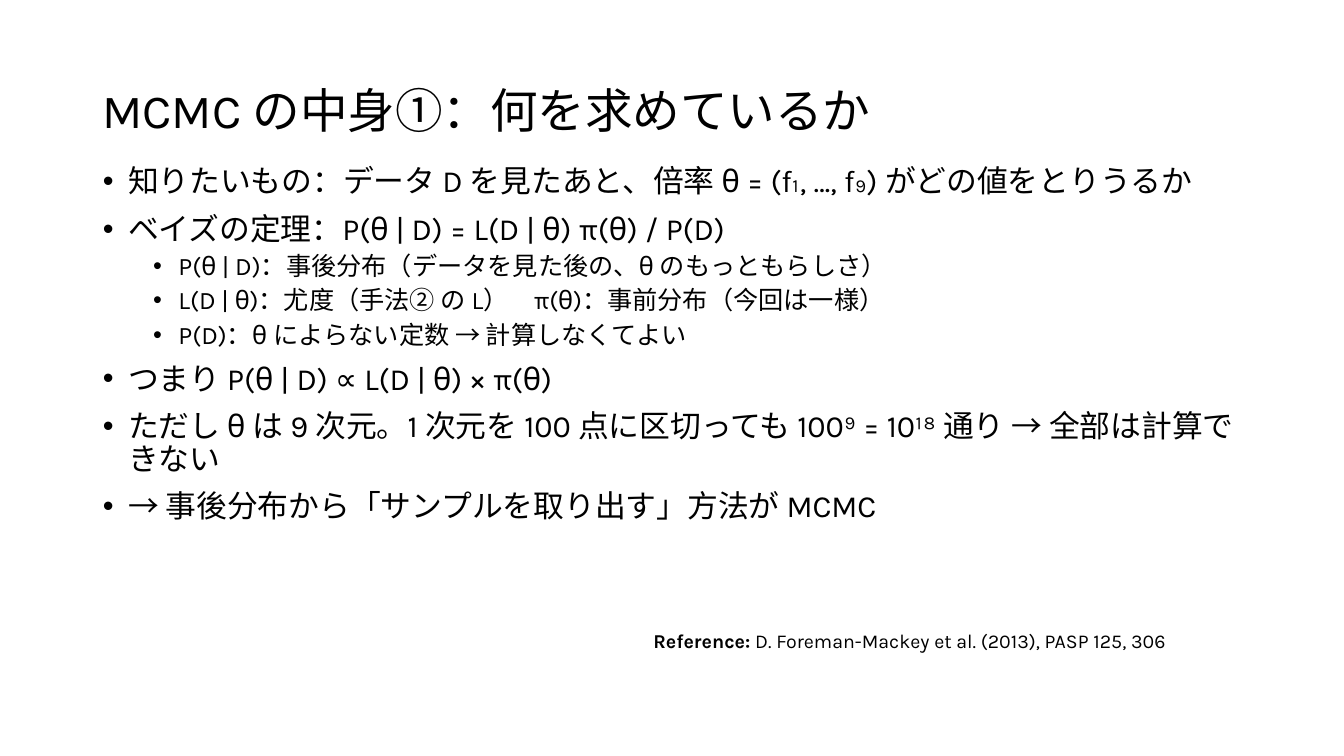
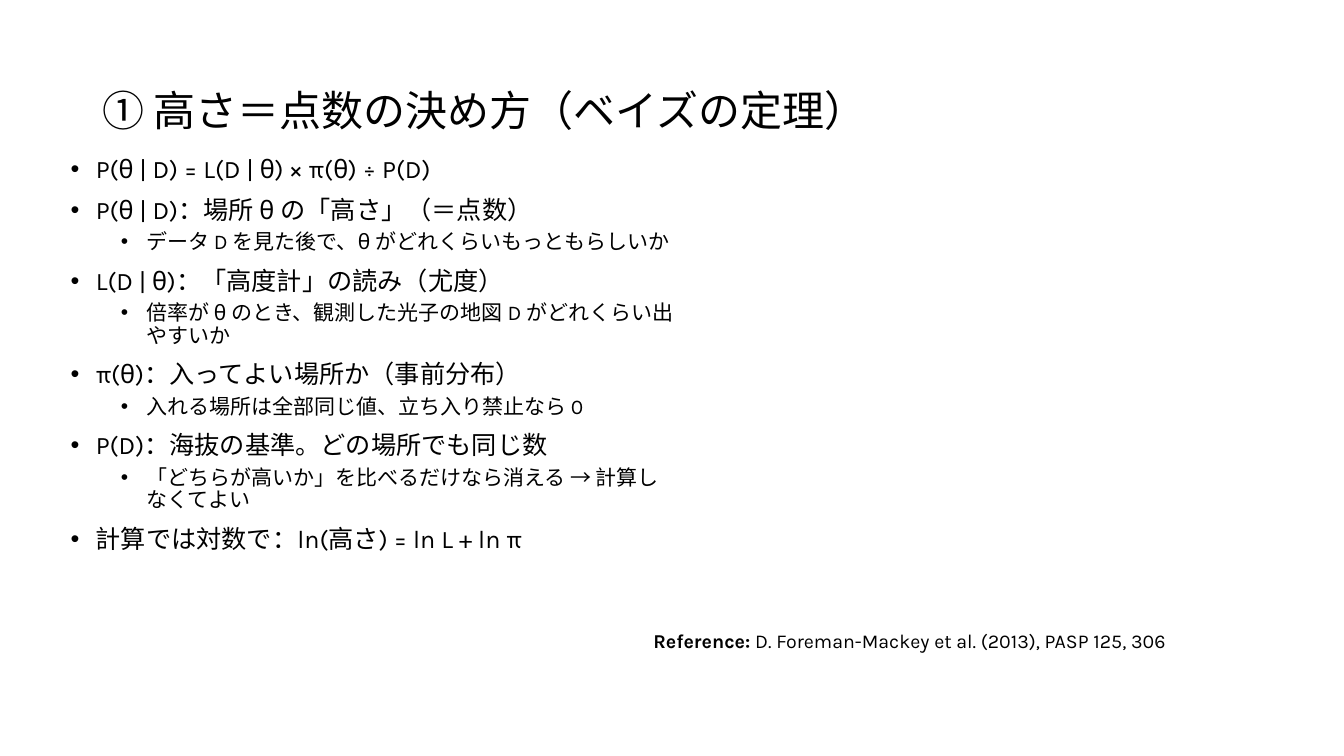
Before and after one commit to Mikann20041029/darkmatter-slides, a slide deck: slide 10 of slides/2026-10-02_研究進捗報告_claude.pptx (slide 9 before the commit). Drawn at 1344x756 pixels with LibreOffice and Linux fonts; fonts in the diff are those of the drawing. Boxes give left, top, right and bottom in pixels: in the first picture for what was removed or moved away, otherwise in the second. Text is boxed around its words. In the diff, an @@ line names an element or a change of style, - is before the commit and + after.

```diff
--- a/slides/2026-10-02_研究進捗報告_claude.pptx
+++ b/slides/2026-10-02_研究進捗報告_claude.pptx
@@ title at [102,90,866,130]: text changed; size 34 to 30 pt @@
-MCMC の中身①：何を求めているか
+① 高さ＝点数の決め方（ベイズの定理）
@@ text at [96,158,673,551]: text changed; size 22 to 18 pt @@
-• 知りたいもの：データ D を見たあと、倍率 θ = (f₁, …, f₉) がどの値をとりうるか
-• ベイズの定理：P(θ | D) = L(D | θ) π(θ) / P(D)
-  • P(θ | D)：事後分布（データを見た後の、θ のもっともらしさ）
-  • L(D | θ)：尤度（手法② の L） π(θ)：事前分布（今回は一様）
-  • P(D)：θ によらない定数 → 計算しなくてよい
-• つまり P(θ | D) ∝ L(D | θ) × π(θ)
-• ただし θ は 9 次元。1 次元を 100 点に区切っても 100⁹ = 10¹⁸ 通り → 全部は計算できない
-• → 事後分布から「サンプルを取り出す」方法が MCMC
+• P(θ | D) = L(D | θ) × π(θ) ÷ P(D)
+• P(θ | D)：場所 θ の「高さ」（＝点数）
+  • データ D を見た後で、θ がどれくらいもっともらしいか
+• L(D | θ)：「高度計」の読み（尤度）
+  • 倍率が θ のとき、観測した光子の地図 D がどれくらい出やすいか
+• π(θ)：入ってよい場所か（事前分布）
+  • 入れる場所は全部同じ値、立ち入り禁止なら 0
+• P(D)：海抜の基準。どの場所でも同じ数
+  • 「どちらが高いか」を比べるだけなら消える → 計算しなくてよい
+• 計算では対数で：ln(高さ) = ln L + ln π
```
Also in this commit, not shown: 2 other slides changed, 3 slides added, 1 other file.
